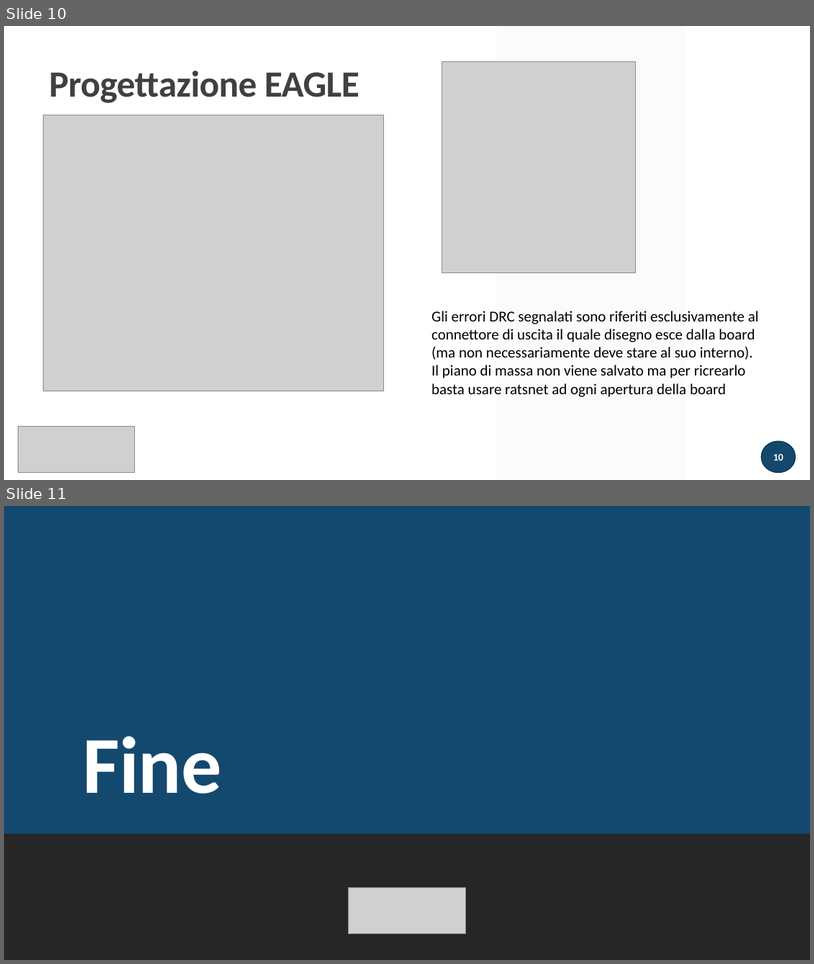
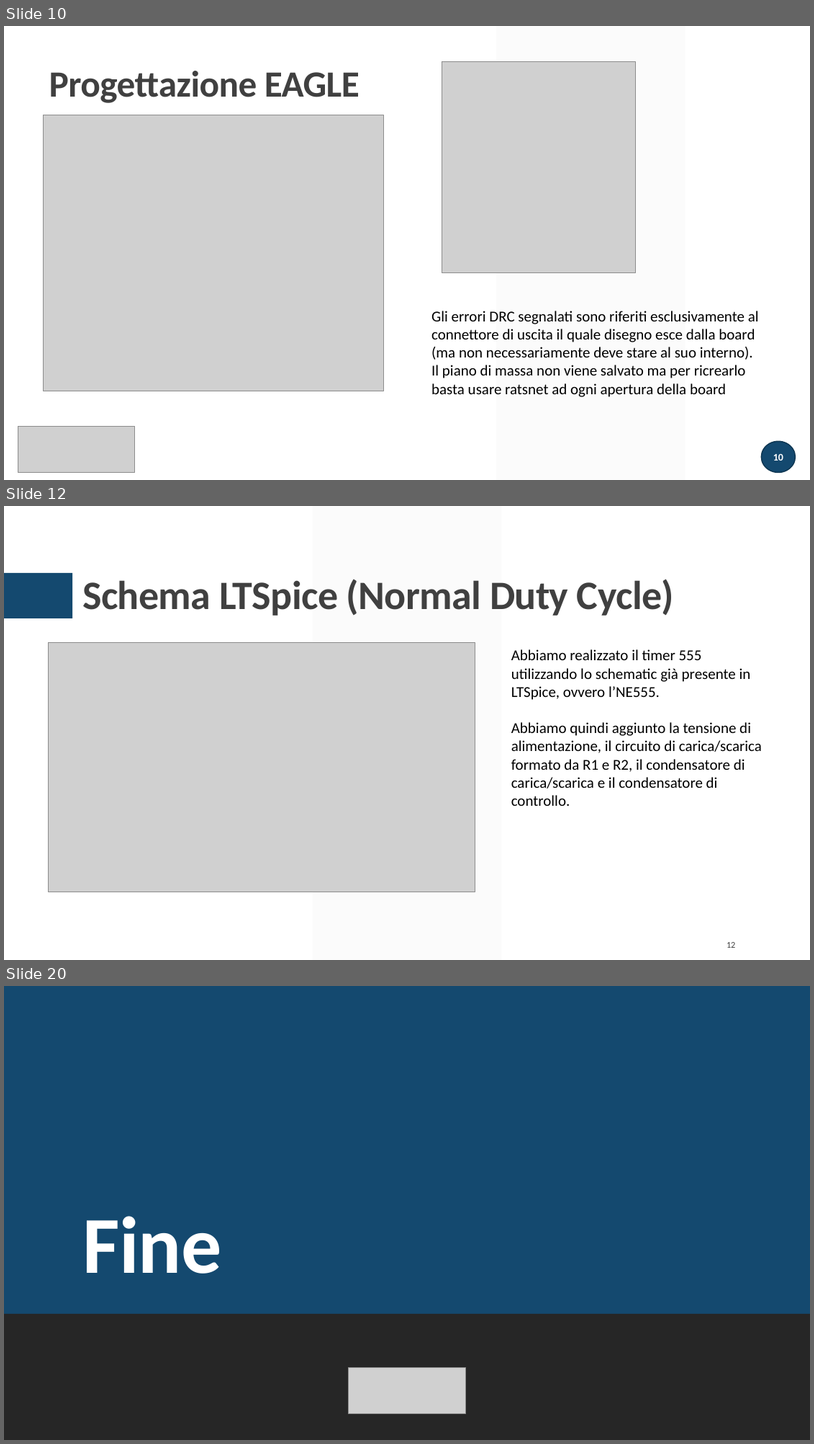
Before and after one commit to greco-salvatore/LTSpice, a slide deck: presentazione/presentazione.pptx. Shown one above the other, each under a label of ours: slides 10 and 11 before the commit, slides 10, 12 and 20 after it; the slides between them are not shown. The pictures are 814x964 and 814x1444 pixels, drawn with LibreOffice and Linux fonts; fonts in the diff are those of the drawing; grey boxes stand for pictures. Boxes give left, top, right and bottom in pixels: in the first picture for what was removed or moved away, otherwise in the second. Text is boxed around its words. In the diff, an @@ line names an element or a change of style, - is before the commit and + after.

```diff
--- a/presentazione/presentazione.pptx
+++ b/presentazione/presentazione.pptx
@@ slide 12 added at box(4, 506, 810, 960), background #FFFFFF; not listed: 2 template elements that a slide beside it also shows @@
@@ title added at box(82, 579, 674, 615), 48 pt, text #404040, bold @@
+Schema LTSpice (Normal Duty Cycle)
@@ picture added at box(48, 643, 476, 891) @@
@@ text added at box(512, 649, 762, 806), 18 pt, text #000000 @@
+Abbiamo realizzato il timer 555 utilizzando lo schematic già presente in LTSpice, ovvero l’NE555.
+Abbiamo quindi aggiunto la tensione di alimentazione, il circuito di carica/scarica formato da R1 e R2, il condensatore di carica/scarica e il condensatore di controllo.
@@ page number added at box(727, 942, 736, 947), 10.5 pt, text #404040 @@
+12
@@ what was slide 11 is now slide 20 @@
```
Also in this commit, not shown: 2 slides changed, 8 other slides added.
